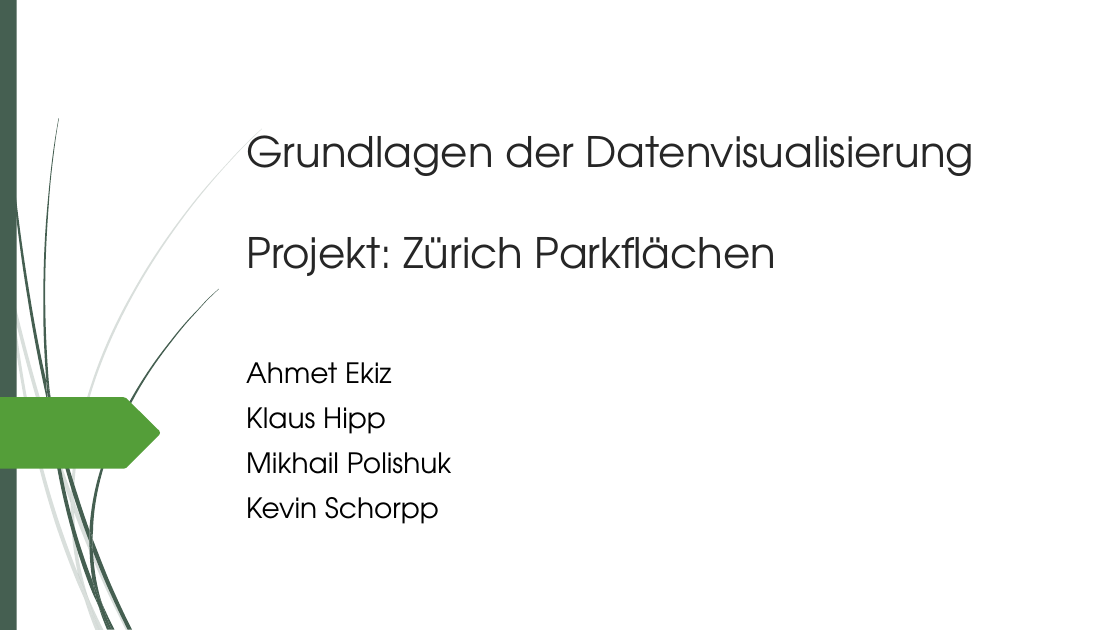
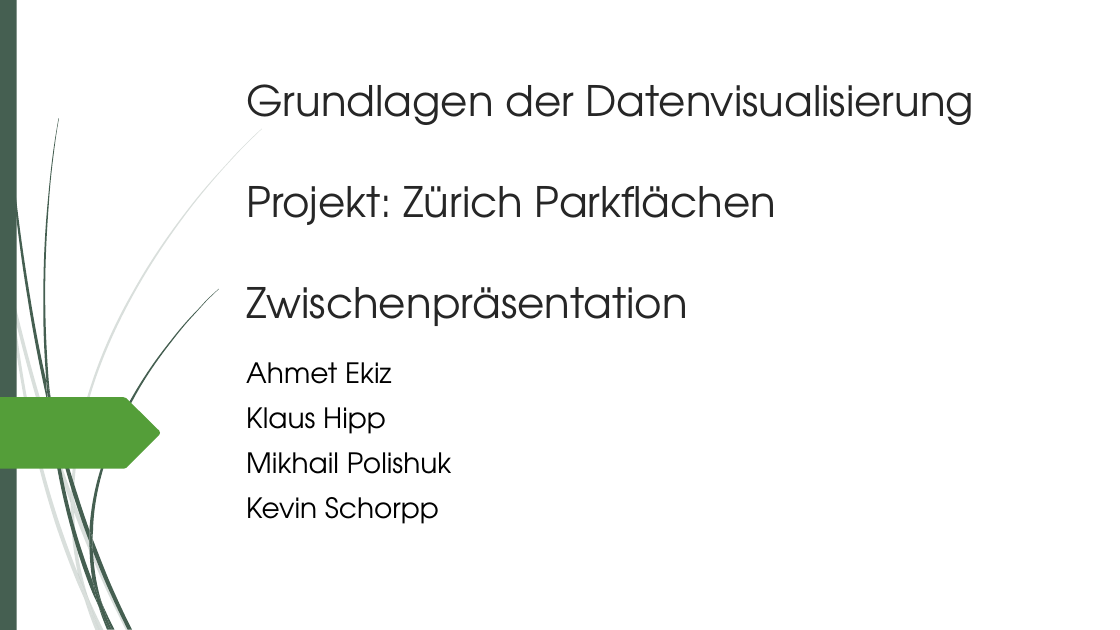
Before and after one commit to colonizator/GDV-Zuerich-Parkflaechen, a slide deck: slide 1 of Dokumente/Präsentationen/Zürich Parkflächen Zwischenpräsentation.pptx. Drawn at 1120x630 pixels with LibreOffice and Linux fonts; fonts in the diff are those of the drawing. Boxes give left, top, right and bottom in pixels: in the first picture for what was removed or moved away, otherwise in the second. Text is boxed around its words. In the diff, an @@ line names an element or a change of style, - is before the commit and + after.

Commit message:
updated  Zürich Parkflächen Zwischenpräsentation.pptx
added Visualizationexperiments

```diff
--- a/Dokumente/Präsentationen/Zürich Parkflächen Zwischenpräsentation.pptx
+++ b/Dokumente/Präsentationen/Zürich Parkflächen Zwischenpräsentation.pptx
@@ title at [246, 84, 974, 326]: text changed @@
-Grundlagen der Datenvisualisierung
-Projekt: Zürich Parkflächen
+Grundlagen der Datenvisualisierung
+Projekt: Zürich Parkflächen
+Zwischenpräsentation
```
Also in this commit, not shown: 9 other slides changed.
